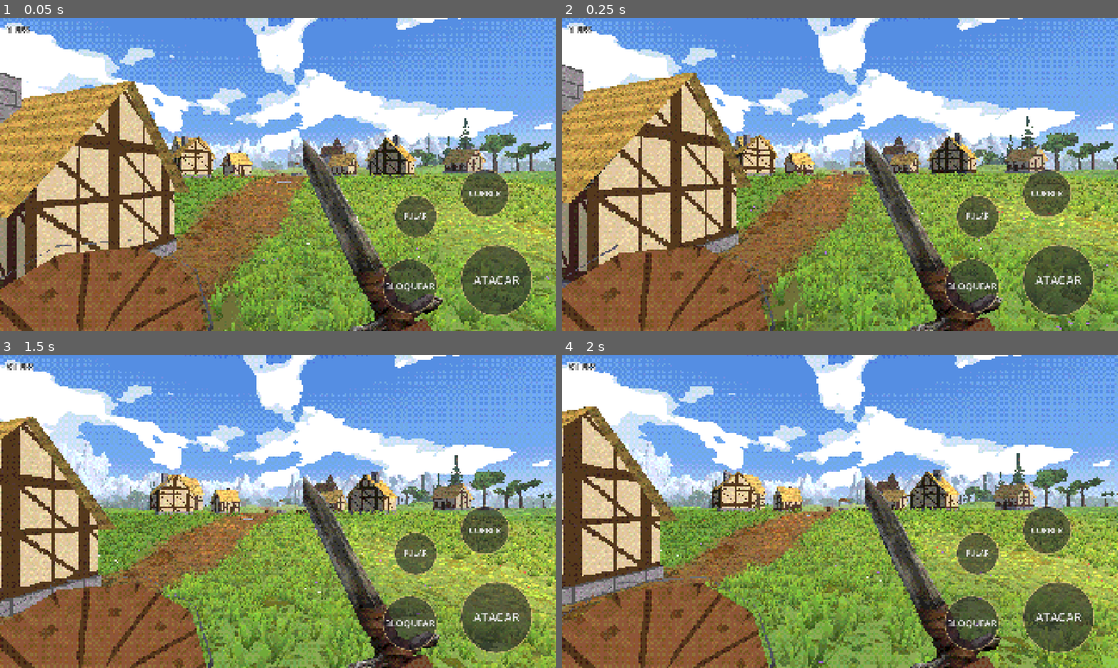
Above: before the commit, frames 1-4 (two rows, left to right).
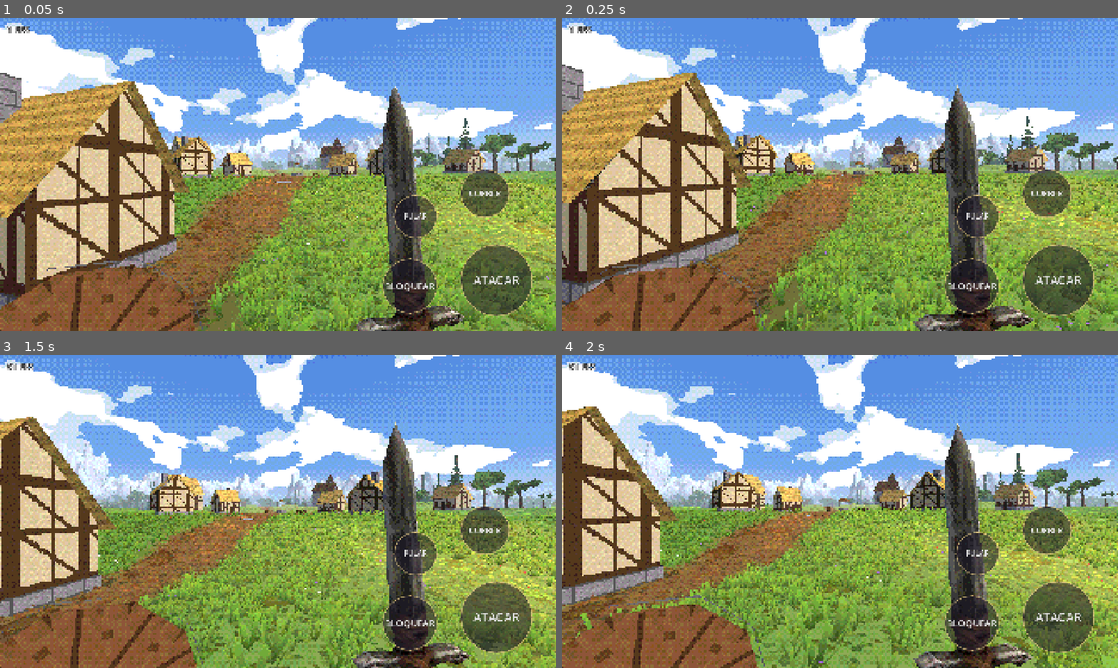
Above: after the commit, the same moments.

Repository: rhfazeredo-ops/Dallarian
Game: Godot game, scene res://cenas/mundo.tscn
Same seed, same stepped clock (60 frames per second), same inputs: the game is played once before the commit and once after it.
Inputs (mouse positions are in pixels of both pictures, inside the frame that each line leads up to):
- Up to frame 1 (0.05 s): no input
- Up to frame 2 (0.25 s): no input
- Up to frame 3 (1.5 s): tap Enter at 0.5 s; move the mouse to (400, 495) at 0.52 s; hold Right (ui_right) 0.53-1.25 s; hold Shift 0.53-1.25 s; click (400, 495) at 0.67 s; tap Space at 0.77 s; drag from (166, 527) to (250, 574) at 1.27 s
- Up to frame 4 (2 s): no input

The runs differ from the first frame. In frame 1, 13% of the frame differs, in the area x 0-84%, y 21-100%; in frame 2, 13%; in frame 3, 13%, in the area x 0-85%, y 21-100%; in frame 4, 13%.

Commit message:
Ataque copiado do vídeo de referência (espada e escudo em primeira pessoa)
- Guarda com a espada em pé à direita e o escudo embaixo à esquerda.
- Preparação rápida que tira a espada da tela, corte de ~0,1 s atravessando a tela, fim fora da tela e
  volta subindo por baixo, em pé, até a guarda.
- Combo: diagonal de cima à direita, horizontal da esquerda para a direita, de cima para baixo no meio.
- --golpe aceita --quadros e --lento para filmar o golpe.

Co-Authored-By: Claude Opus 5.5 <noreply@anthropic.com>
Claude-Session: https://claude.ai/code/session_01WFSuYSG1mTsBiEAWeNGYj8

Diff:
--- a/godot/scripts/jogador.gd
+++ b/godot/scripts/jogador.gd
@@ -26,36 +26,38 @@
 # MÃO DIREITA = [posição do cabo, direção da lâmina, normal da face da lâmina], no espaço da câmera
 # (x direita, y cima, -z frente). A espada é montada a partir disso: lâmina = direção, guarda = perpendicular.
 const MAO := {
-	"repouso": [Vector3(0.3, -0.4, -0.5), Vector3(-0.3, 0.78, -0.55), Vector3(0.45, 0.1, 1.0)],
+	"repouso": [Vector3(0.34, -0.44, -0.56), Vector3(-0.02, 1.0, -0.1), Vector3(0.15, 0.0, 1.0)],
 	"correr": [Vector3(0.34, -0.52, -0.42), Vector3(0.1, 0.3, -0.95), Vector3(0.9, 0.0, 0.3)],
 	"bloq": [Vector3(0.38, -0.52, -0.5), Vector3(0.2, 0.5, -0.85), Vector3(0.6, 0.0, 0.8)],
 }
-# GOLPES: a lâmina varre um arco limpo. a = cabo na preparação, da = lâmina na preparação, dm = lâmina no meio
-# do corte (apontando para a frente), b/db = fim do corte; c = ponto de controle do caminho da mão (à frente).
-# Durante o corte a face da lâmina fica perpendicular ao arco (o fio vai na frente): nada de espada torta.
-# tempos: preparação, corte, seguir (a lâmina continua um pouco), volta. tranco = câmera [pitch, roll, avanço].
+# GOLPES (copiados do vídeo de referência de espada e escudo em primeira pessoa, quadro a quadro):
+#  - guarda: espada em pé à direita, escudo aparecendo embaixo à esquerda;
+#  - preparação rápida que tira a espada da tela (para cima/para o lado);
+#  - corte muito rápido (~0,1 s) atravessando a tela, a lâmina grande e de lado;
+#  - a espada termina fora da tela e VOLTA SUBINDO por baixo, em pé, até a guarda.
+# a/da = cabo e lâmina na preparação; dm = lâmina no meio do corte; b/db = fim; c = controle do caminho da mão.
 const GOLPES := {
-	# 1: corte quase horizontal da direita para a esquerda, na altura do peito (o ataque padrão)
-	"leve1": { "a": Vector3(0.38, -0.1, -0.52), "da": Vector3(0.62, 0.62, 0.45), "dm": Vector3(-0.55, 0.25, -0.8),
-		"b": Vector3(-0.12, -0.3, -0.56), "db": Vector3(-0.88, -0.02, -0.47), "c": Vector3(0.18, -0.1, -0.8),
-		"t": [0.14, 0.12, 0.05, 0.24], "tranco": Vector3(-1.5, 3.0, 0.05), "giro": -2.5 },
-	# 2: corte de volta, da esquerda para a direita, um pouco de baixo para cima
-	"leve2": { "a": Vector3(-0.14, -0.22, -0.52), "da": Vector3(-0.75, 0.4, 0.5), "dm": Vector3(0.5, 0.32, -0.8),
-		"b": Vector3(0.38, -0.22, -0.54), "db": Vector3(0.9, 0.12, -0.42), "c": Vector3(0.1, -0.14, -0.8),
-		"t": [0.12, 0.12, 0.05, 0.24], "tranco": Vector3(-1.0, -3.0, 0.05), "giro": 2.5 },
-	# 3: diagonal de cima, do ombro direito até embaixo à esquerda (fecha o combo)
-	"leve3": { "a": Vector3(0.32, 0.02, -0.52), "da": Vector3(0.35, 0.88, 0.3), "dm": Vector3(-0.3, 0.45, -0.84),
-		"b": Vector3(-0.16, -0.34, -0.55), "db": Vector3(-0.7, -0.55, -0.45), "c": Vector3(0.16, -0.02, -0.78),
-		"t": [0.16, 0.12, 0.06, 0.26], "tranco": Vector3(-4.0, 2.0, 0.08), "giro": -1.5 },
-	# forte: a espada vai bem para trás do ombro, segura, e desce em diagonal com o corpo indo junto
-	"forte": { "a": Vector3(0.38, 0.04, -0.5), "da": Vector3(0.55, 0.78, 0.3), "dm": Vector3(-0.35, 0.35, -0.87),
-		"b": Vector3(-0.26, -0.34, -0.55), "db": Vector3(-0.85, -0.42, -0.32), "c": Vector3(0.12, -0.04, -0.84),
-		"t": [0.3, 0.15, 0.1, 0.45], "tranco": Vector3(-5.0, 6.0, 0.32), "giro": -5.0 },
+	# 1: diagonal de cima à direita até embaixo à esquerda
+	"leve1": { "a": Vector3(0.72, 0.18, -0.3), "da": Vector3(0.55, 0.72, 0.42), "dm": Vector3(-0.55, 0.2, -0.82),
+		"b": Vector3(-0.78, -0.58, -0.42), "db": Vector3(-0.82, -0.45, -0.35), "c": Vector3(0.12, -0.08, -0.78),
+		"t": [0.16, 0.1, 0.06, 0.42], "tranco": Vector3(-1.5, 3.0, 0.05), "giro": -2.5 },
+	# 2: horizontal da esquerda para a direita, na altura da cintura/peito
+	"leve2": { "a": Vector3(-0.78, -0.28, -0.3), "da": Vector3(-0.85, 0.15, 0.5), "dm": Vector3(0.78, 0.06, -0.62),
+		"b": Vector3(0.82, -0.3, -0.36), "db": Vector3(0.88, 0.0, 0.45), "c": Vector3(-0.05, -0.28, -0.74),
+		"t": [0.16, 0.1, 0.06, 0.42], "tranco": Vector3(-1.0, -3.0, 0.05), "giro": 3.0 },
+	# 3: de cima para baixo pelo meio (fecha o combo)
+	"leve3": { "a": Vector3(0.24, 0.62, -0.22), "da": Vector3(0.1, 0.6, 0.8), "dm": Vector3(0.04, 0.55, -0.83),
+		"b": Vector3(0.06, -0.8, -0.48), "db": Vector3(0.0, -0.8, -0.6), "c": Vector3(0.12, 0.16, -0.78),
+		"t": [0.18, 0.1, 0.07, 0.44], "tranco": Vector3(-5.0, 0.5, 0.08), "giro": 0.0 },
+	# forte: a diagonal com preparação longa (segurando) e o corpo indo junto
+	"forte": { "a": Vector3(0.75, 0.24, -0.22), "da": Vector3(0.55, 0.7, 0.45), "dm": Vector3(-0.5, 0.25, -0.83),
+		"b": Vector3(-0.8, -0.62, -0.4), "db": Vector3(-0.85, -0.45, -0.3), "c": Vector3(0.1, -0.06, -0.84),
+		"t": [0.28, 0.12, 0.1, 0.5], "tranco": Vector3(-5.0, 6.0, 0.32), "giro": -5.0 },
 }
 # poses da mão esquerda (escudo): [posição, rotação em graus]
 const PE := {
-	"e_repouso": [Vector3(-0.5, -0.5, -0.6), Vector3(80, 10, -25)],
-	"e_golpe": [Vector3(-0.56, -0.6, -0.58), Vector3(74, 12, -30)],
+	"e_repouso": [Vector3(-0.52, -0.56, -0.6), Vector3(80, 10, -22)],
+	"e_golpe": [Vector3(-0.54, -0.6, -0.6), Vector3(78, 10, -26)],
 	"e_correr": [Vector3(-0.52, -0.64, -0.5), Vector3(70, 20, -40)],
 	"e_bloq": [Vector3(-0.12, -0.2, -0.46), Vector3(88, 0, -5)],
 	"bash_prep": [Vector3(-0.2, -0.24, -0.38), Vector3(88, 10, -10)],
@@ -65,7 +67,7 @@
 const BASH := [[0.08, "bash_prep", Vector3.ZERO], [0.1, "bash_fim", Vector3(-2, 0, 0.12)], [0.28, "", Vector3.ZERO]]
 
 # estado da mão direita (sempre: a espada é montada daqui)
-var _hp := Vector3(0.3, -0.4, -0.5); var _hd := Vector3(-0.3, 0.78, -0.55).normalized(); var _hn := Vector3(0.35, 0, 1).normalized()
+var _hp := Vector3(0.34, -0.44, -0.56); var _hd := Vector3(-0.02, 1.0, -0.1).normalized(); var _hn := Vector3(0.35, 0, 1).normalized()
 var _fase := 0; var _sp := Vector3.ZERO; var _sd := Vector3.UP; var _sn := Vector3.BACK
 var _acao := ""; var _passo_acao := 0; var _t_acao := 0.0
 var _ini_e: Transform3D
@@ -270,7 +272,7 @@
 			_hp = _sp.lerp(g.a, e); _hd = _sd.slerp(g.da.normalized(), e); _hn = _sn.slerp(ng, e).normalized()
 			if esperando: _hp += Vector3(0.006, 0.004, 0.004) * sin(_tempo * 30.0)     # tremidinha segurando
 		1:   # corte: rápido, a mão passa pela frente (curva) e a lâmina varre o arco
-			var e := 1.0 - pow(1.0 - u, 2.2)
+			var e := u * u * (3.0 - 2.0 * u) * 0.35 + u * 0.65       # muito rápido do começo ao fim
 			var a: Vector3 = g.a; var c: Vector3 = g.c; var b: Vector3 = g.b
 			_hp = a.lerp(c, e).lerp(c.lerp(b, e), e)
 			_hd = _arco(g.da, g.dm, g.db, e); _hn = ng
@@ -280,9 +282,14 @@
 			var b: Vector3 = g.b; var c: Vector3 = g.c
 			_hp = b + (b - c).normalized() * 0.04 * u
 			_hd = g.db.normalized().slerp(_arco(g.da, g.dm, g.db, 1.0), 0.0); _hn = ng
-		3:   # volta para a guarda
-			var e := u * u * (3.0 - 2.0 * u)
-			_hp = _sp.lerp(base[0], e); _hd = _sd.slerp(base[1].normalized(), e); _hn = _sn.slerp(base[2].normalized(), e).normalized()
+		3:   # volta: desce para baixo da tela e SOBE em pé até a guarda (como no vídeo de referência)
+			var baixo: Vector3 = base[0] + Vector3(0.02, -0.55, 0.06)
+			if u < 0.4:
+				var e := smoothstep(0.0, 0.4, u)
+				_hp = _sp.lerp(baixo, e); _hd = _sd.slerp(Vector3(0.1, 1.0, -0.25).normalized(), e); _hn = _sn.slerp(base[2].normalized(), e).normalized()
+			else:
+				var e := smoothstep(0.4, 1.0, u); e = 1.0 - pow(1.0 - e, 2.0)
+				_hp = baixo.lerp(base[0], e); _hd = Vector3(0.1, 1.0, -0.25).normalized().slerp(base[1].normalized(), e); _hn = base[2].normalized()
 	if congelar >= 0.0: return
 	if _t_acao >= dur and not esperando:
 		# combo: o próximo golpe já sai do fim deste (sem voltar para a guarda)
--- a/godot/scripts/mundo.gd
+++ b/godot/scripts/mundo.gd
@@ -560,7 +560,7 @@
 		var q := 0
 		for nm in nomes:
 			jogador.iniciar(nm)
-			for f in 20:
+			for f in int(args.get("quadros", "20")):
 				await RenderingServer.frame_post_draw
 				get_viewport().get_texture().get_image().save_png(String(args.shot).replace(".png", "-%02d.png" % q)); q += 1
 		get_tree().quit(); return
Not shown, changed: .claude/skills/time-jogos-godot/tecnicas.md
